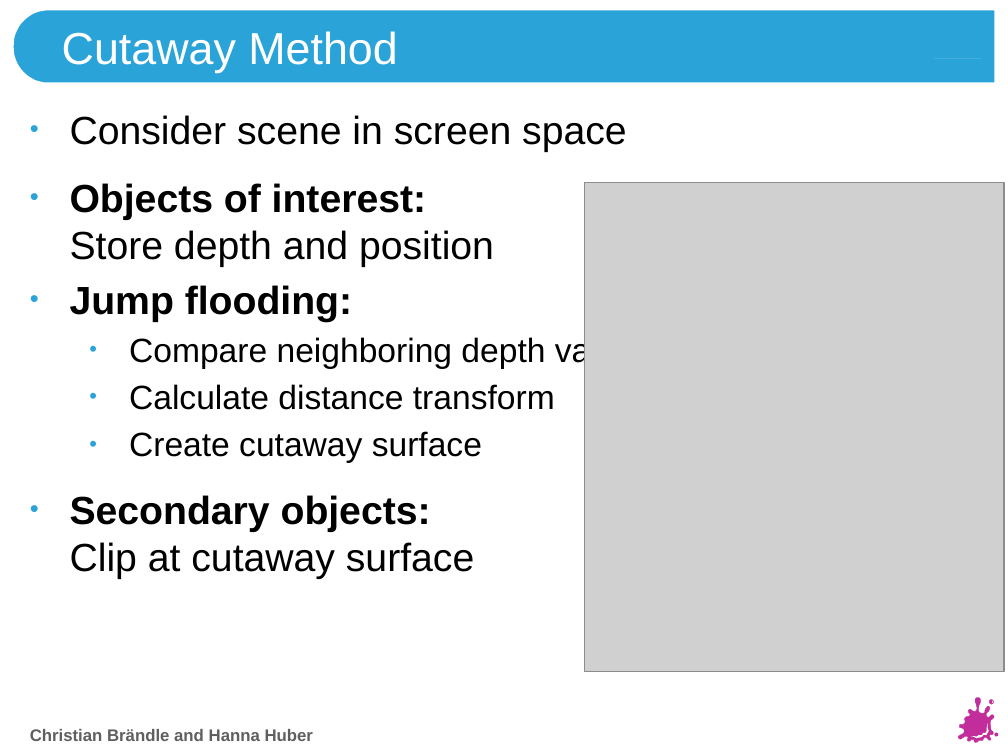
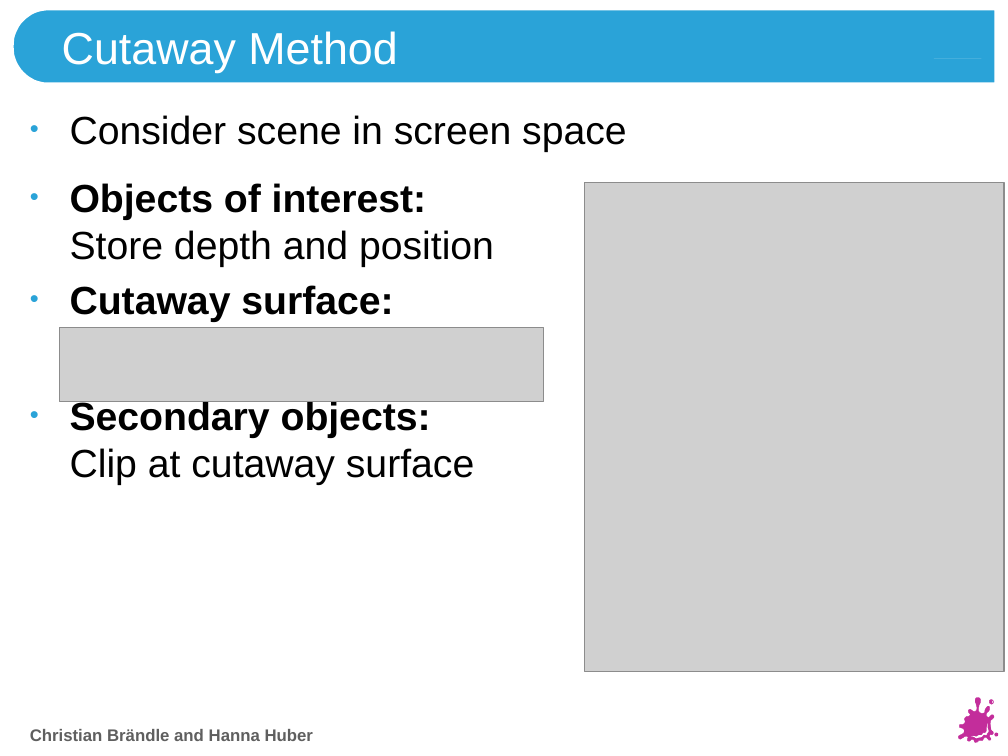
Before and after one commit to HannaHuber/Vis2VisPro, a slide deck: slide 3 of VisProPresentation.pptx. Drawn at 1008x756 pixels with LibreOffice and Linux fonts; fonts in the diff are those of the drawing; grey boxes stand for pictures; background and template pictures are left out. Boxes give left, top, right and bottom in pixels: in the first picture for what was removed or moved away, otherwise in the second. Text is boxed around its words. In the diff, an @@ line names an element or a change of style, - is before the commit and + after.

```diff
--- a/VisProPresentation.pptx
+++ b/VisProPresentation.pptx
@@ text at bbox=[70, 285, 393, 322]: text changed; size 24 to 28 pt; bold on @@
-• Jump flooding:
-  • Compare neighboring depth values
-  • Calculate distance transform
-  • Create cutaway surface
+• Cutaway surface:
@@ picture added at bbox=[59, 328, 543, 402] @@
```
Also in this commit, not shown: 2 other slides changed.
